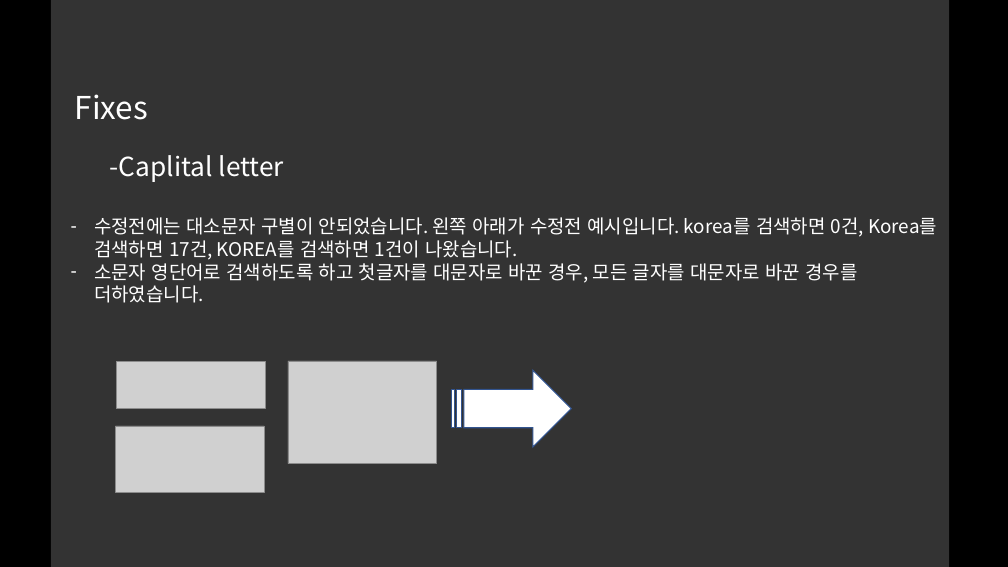
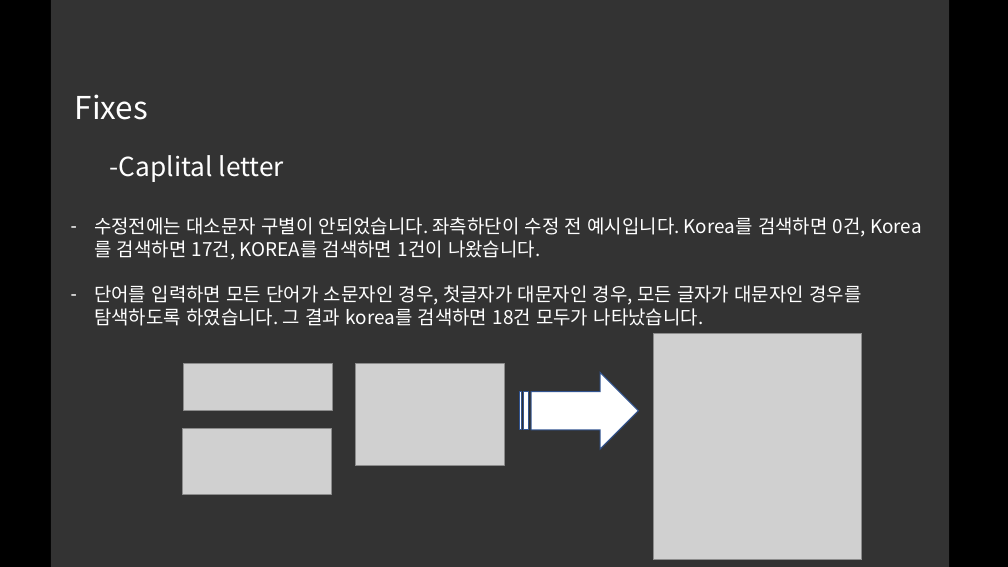
Before and after one commit to kimlohen/sw-2-project, a slide deck: slide 10 of 프밍 프로젝트 20175201.pptm. Drawn at 1008x567 pixels with LibreOffice and Linux fonts; fonts in the diff are those of the drawing; grey boxes stand for pictures. Boxes give left, top, right and bottom in pixels: in the first picture for what was removed or moved away, otherwise in the second. Text is boxed around its words. In the diff, an @@ line names an element or a change of style, - is before the commit and + after.

```diff
--- a/프밍 프로젝트 20175201.pptm
+++ b/프밍 프로젝트 20175201.pptm
@@ text at (x1=94, y1=217, x2=866, y2=326): text changed @@
-– 수정전에는 대소문자 구별이 안되었습니다. 왼쪽 아래가 수정전 예시입니다. korea를 검색하면 0건, Korea를 검색하면 17건, KOREA를 검색하면 1건이 나왔습니다.
-– 소문자 영단어로 검색하도록 하고 첫글자를 대문자로 바꾼 경우, 모든 글자를 대문자로 바꾼 경우를 더하였습니다.
+– 수정전에는 대소문자 구별이 안되었습니다. 좌측하단이 수정 전 예시입니다. Korea를 검색하면 0건, Korea를 검색하면 17건, KOREA를 검색하면 1건이 나왔습니다.
+– 단어를 입력하면 모든 단어가 소문자인 경우, 첫글자가 대문자인 경우, 모든 글자가 대문자인 경우를 탐색하도록 하였습니다. 그 결과 korea를 검색하면 18건 모두가 나타났습니다.
@@ picture added at (x1=653, y1=333, x2=862, y2=560) @@
@@ picture moved from (x1=116, y1=361, x2=265, y2=409) to (x1=184, y1=363, x2=333, y2=411) @@
@@ picture moved from (x1=288, y1=361, x2=437, y2=464) to (x1=355, y1=363, x2=504, y2=466) @@
@@ striped right arrow moved from (x1=452, y1=371, x2=572, y2=447) to (x1=520, y1=373, x2=639, y2=449) @@
@@ picture moved from (x1=116, y1=426, x2=265, y2=492) to (x1=183, y1=428, x2=332, y2=495) @@
```
Also in this commit, not shown: 8 other files.
